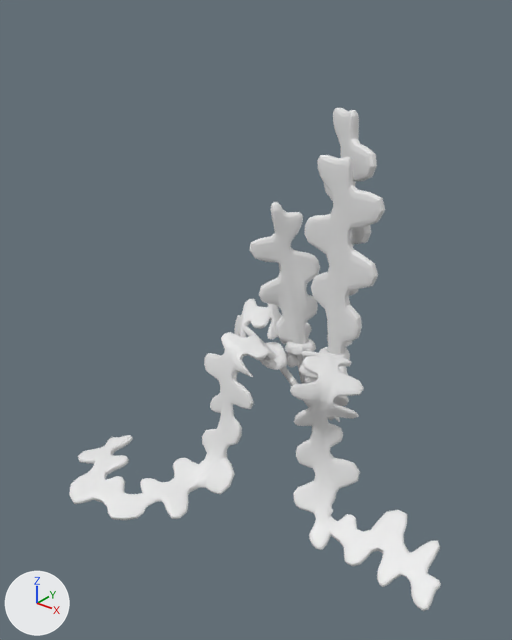
An edit to the FBX model Assets/Resources/plant/FishBone_L.fbx, drawn before and after from the same camera.
Rendered twice from a camera (50 mm lens) standing at (45.2, -66.9, 33.1) and looking at (0.1, -10.5, -1.9). The lights are fixed; the arrows at lower left show +X, +Y and +Z. Where no turn or scale is listed for an object, it has been applied to the vertices.
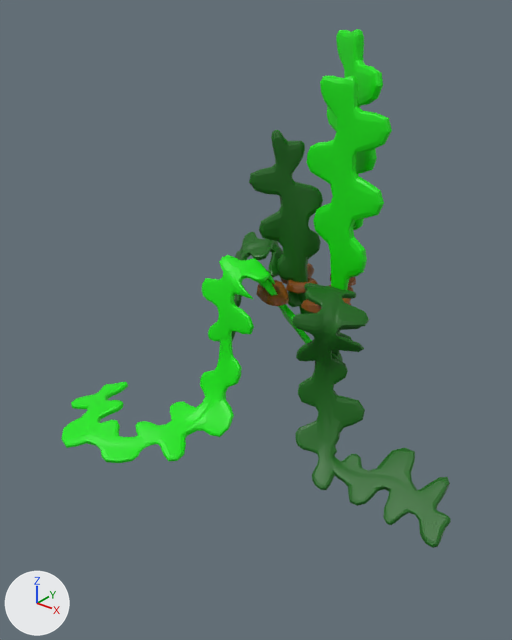
Changed parts and their boxes (x1, y1, x2, y2) in the pictures (512 x 640 px):
'Cube.003', reshaped, moved: before (304, 155, 385, 355); after (61, 29, 451, 548)
'Cube.006', deleted: before (290, 351, 441, 611)
'Cube.007', deleted: before (69, 325, 311, 520)
'Cube.004', deleted: before (249, 202, 320, 384)
'Cube.005', deleted: before (324, 108, 377, 295)
'Cube.008', deleted: before (234, 299, 340, 422)
'Cube.014', deleted: before (260, 342, 287, 370)
'Cube.011', deleted: before (285, 337, 316, 355)
'Cube.013', deleted: before (299, 365, 348, 378)
'Cube.010', deleted: before (319, 347, 350, 359)
'Cube.015', deleted: before (280, 322, 312, 344)
part 1 of me_cube_004, added (green): after (61, 29, 451, 548)
part 2 of me_cube_004, recoloured (grey to green): before (304, 155, 385, 355); after (307, 76, 392, 290)

Diff of the bpy script that builds the scene:
```diff
--- a/Assets/Resources/plant/FishBone_L.fbx.py
+++ b/Assets/Resources/plant/FishBone_L.fbx.py
@@ mat_fishbone_2 @@
+mat_fishbone_2 = principled_material('FishBone_2')
+mat_fishbone_2.base_color = (0.00263, 0.128, 0.00153)  # dark green #096405
@@ mat_soil @@
+mat_soil = principled_material('Soil')
+mat_soil.base_color = (0.214, 0.0601, 0.0)  # brown #7f4500
@@ mat_fishbone_1 @@
+mat_fishbone_1 = principled_material('FishBone_1')
+mat_fishbone_1.base_color = (0.00246, 0.8, 0.0)  # green #08e700
@@ me_cube_004 @@
 # used by ob_cube_003; location = (3.4, 1.3, 0.0)
-me_cube_004.from_pydata(...)  # 1130 vertices, 1128 faces; spans x -5.1..5.4, y -0.7..0.7, z -15.8..14.9
+me_cube_004.from_pydata(...)  # 16448 vertices, 16408 faces; spans x -27.3..22.5, y -27.4..7.7, z -27.3..19.2
+# me_cube_004 part 1: 15318 vertices added at x -27.3..22.5, y -27.4..7.7, z -27.3..19.2
+# me_cube_004 part 2: 1128 faces spanning x -5.1..5.4, y -0.7..0.7, z -15.8..14.9 switch from no material to mat_fishbone_1 (green #08e700)
+me_cube_004.materials.append(mat_fishbone_2)  # dark green #096405
+me_cube_004.materials.append(mat_soil)  # brown #7f4500
@@ ob_cube_003 @@
 ob_cube_003 = bpy.data.objects.new('Cube.003', me_cube_004)
-ob_cube_003.location = (3.4, 1.3, 0.0)
+ob_cube_003.location = (3.4, 1.3, 8.6)
@@ ob_cube_008 @@
-ob_cube_008 = bpy.data.objects.new('Cube.008', me_cube_009)
-ob_cube_008.location = (-2.2, 2.1, 0.8)
@@ ob_cube_006 @@
-ob_cube_006 = bpy.data.objects.new('Cube.006', me_cube_007)
-ob_cube_006.location = (3.8, 0.0, 0.0)
@@ ob_cube_014 @@
-ob_cube_014 = bpy.data.objects.new('Cube.014', me_cube_014)
-ob_cube_014.location = (-2.9, -3.6, -10.3)
-ob_cube_014.rotation_euler = (3.142, 0.0, -0.616)  # degrees (180, 0, -35)
-ob_cube_014.scale = (-2.27, -1.51, -0.471)
@@ ob_cube_011 @@
-ob_cube_011 = bpy.data.objects.new('Cube.011', me_cube_011)
-ob_cube_011.location = (-1.6, 0.8, -10.2)
-ob_cube_011.rotation_euler = (-3.142, 0.0, 0.753)  # degrees (-180, 0, 43)
-ob_cube_011.scale = (-1.51, -1.51, -0.471)
@@ ob_cube_015 @@
-ob_cube_015 = bpy.data.objects.new('Cube.015', me_cube_015)
-ob_cube_015.location = (-4.4, 3.5, -10.3)
-ob_cube_015.rotation_euler = (3.142, 0.0, -1.334)  # degrees (180, 0, -76)
-ob_cube_015.scale = (-2.27, -1.51, -0.471)
@@ ob_cube_005 @@
-ob_cube_005 = bpy.data.objects.new('Cube.005', me_cube_006)
-ob_cube_005.location = (1.0, 6.0, 0.0)
@@ ob_cube_010 @@
-ob_cube_010 = bpy.data.objects.new('Cube.010', me_cube_010)
-ob_cube_010.location = (3.2, 1.3, -10.3)
@@ ob_cube_007 @@
-ob_cube_007 = bpy.data.objects.new('Cube.007', me_cube_008)
-ob_cube_007.location = (-1.6, -1.7, 0.0)
@@ ob_cube_013 @@
-ob_cube_013 = bpy.data.objects.new('Cube.013', me_cube_013)
-ob_cube_013.location = (4.3, -2.4, -10.3)
@@ ob_cube_004 @@
-ob_cube_004 = bpy.data.objects.new('Cube.004', me_cube_005)
-ob_cube_004.location = (-3.0, 0.8, -4.1)
```
